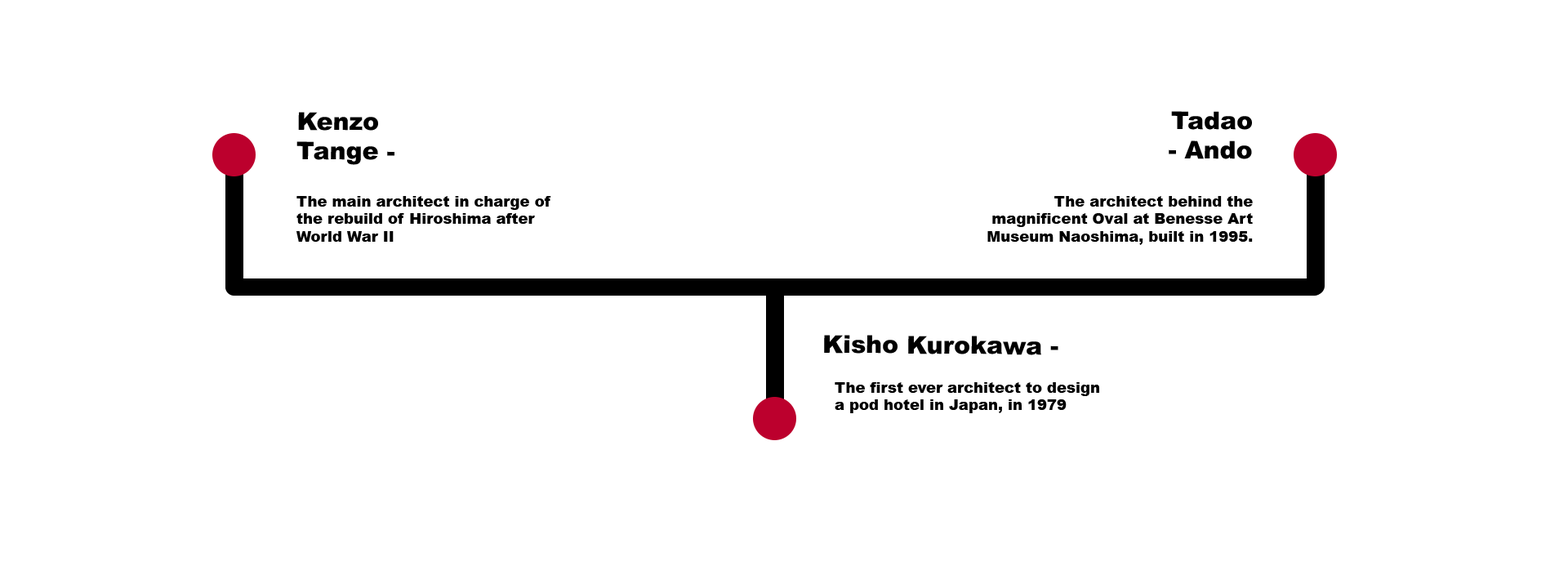
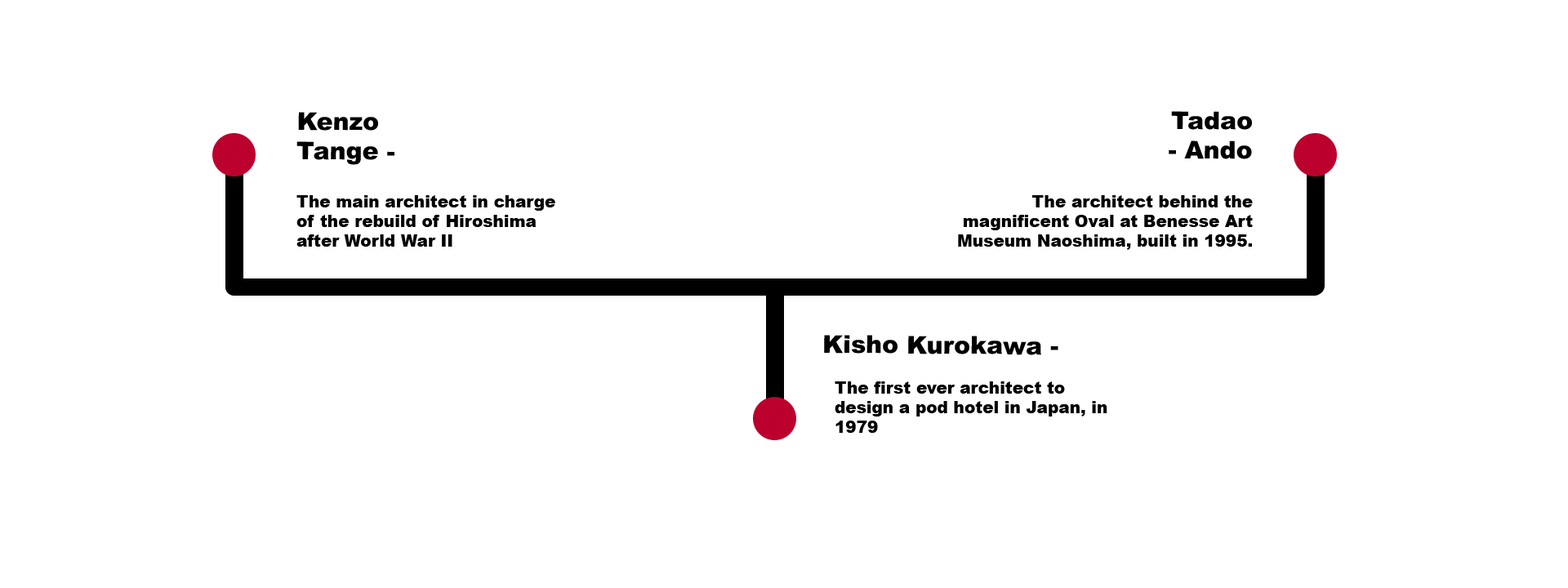
Layered file, before and after one edit (1568 x 588). Changes by layer:
painted on "The main architect in charge of the rebuild of Hiroshima after" over <box>296,195,556,247</box>
painted on "The architect behind the magnificent Oval at Benesse Art Museum" over <box>957,195,1253,250</box>
painted on "The first ever architect to design a pod hotel in Japan, in 197" over <box>834,381,1108,433</box>
